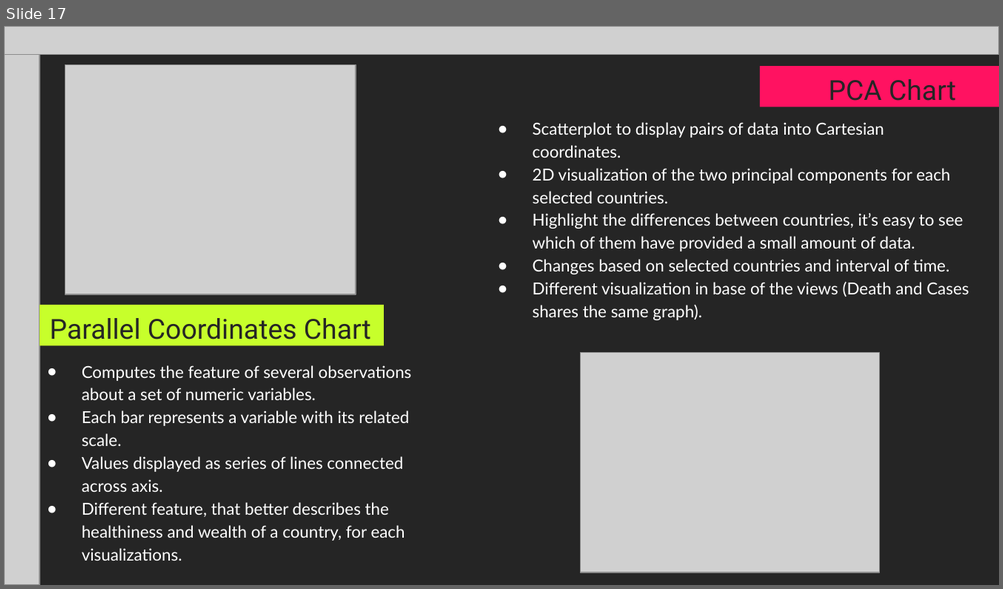
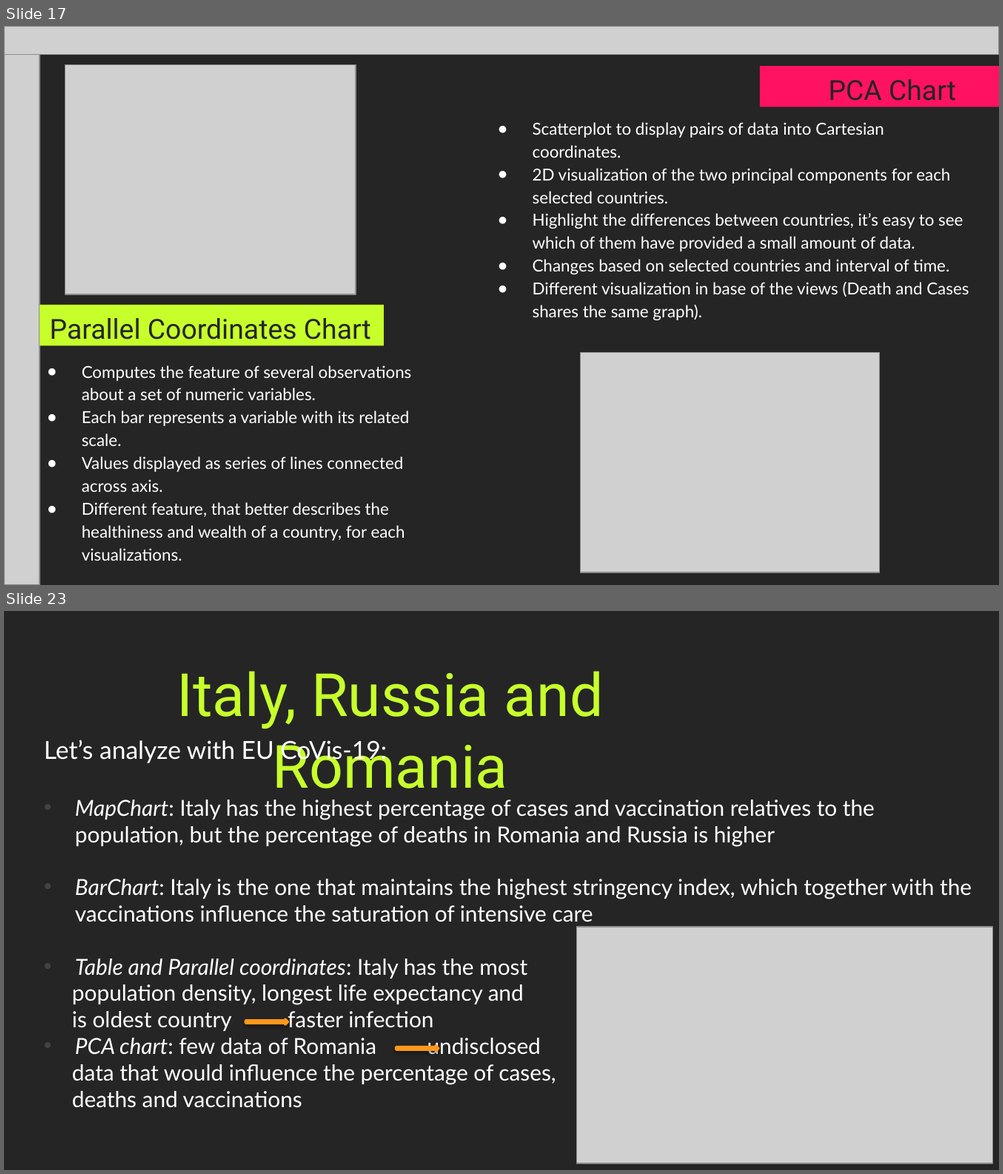
Before and after one commit to Covid19-visualization/Documentation, a slide deck: powerpoint/presentation.pptx. Shown one above the other, each under a label of ours: slide 17 before the commit, slides 17 and 23 after it; the slides between them are not shown. The pictures are 1003x589 and 1003x1174 pixels, drawn with LibreOffice and Linux fonts; fonts in the diff are those of the drawing; grey boxes stand for pictures. Boxes give left, top, right and bottom in pixels: in the first picture for what was removed or moved away, otherwise in the second. Text is boxed around its words. In the diff, an @@ line names an element or a change of style, - is before the commit and + after.

```diff
--- a/powerpoint/presentation.pptx
+++ b/powerpoint/presentation.pptx
@@ slide 23 added at (x1=4, y1=611, x2=999, y2=1170), background #252525 @@
@@ title added at (x1=177, y1=671, x2=603, y2=802), 43.2 pt, text #C7FF2B @@
+Italy, Russia and Romania
@@ text added at (x1=44, y1=740, x2=971, y2=1108), 16 pt, text #FFFFFF @@
+Let’s analyze with EU CoVis-19:
+• MapChart: Italy has the highest percentage of cases and vaccination relatives to the population, but the percentage of deaths in Romania and Russia is higher
+• BarChart: Italy is the one that maintains the highest stringency index, which together with the vaccinations influence the saturation of intensive care
+• Table and Parallel coordinates: Italy has the most
+population density, longest life expectancy and
+is oldest country faster infection
+• PCA chart: few data of Romania undisclosed
+data that would influence the percentage of cases,
+deaths and vaccinations
@@ picture added at (x1=576, y1=927, x2=992, y2=1164) @@
@@ right arrow added at (x1=246, y1=1019, x2=287, y2=1025), fill #FFFFFF, outline #FF971A 2 pt @@
@@ right arrow added at (x1=396, y1=1047, x2=438, y2=1051), fill #FFFFFF, outline #FF971A 2 pt @@
```
Also in this commit, not shown: 2 slides changed, 7 other slides added.
